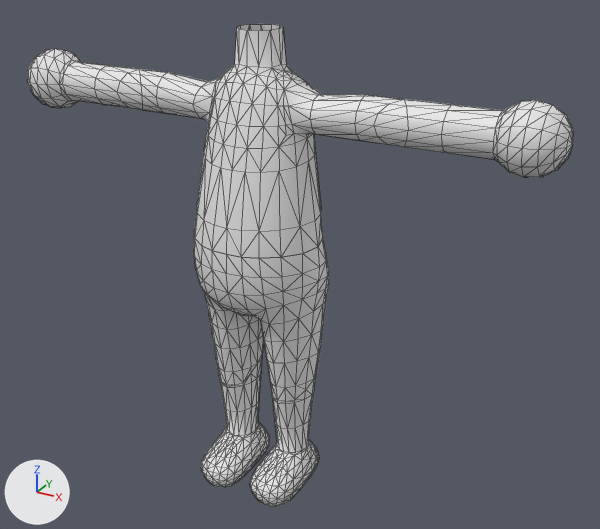
The glTF model public/miiBodyM.glb as it was, and as the next commit left it.
The view is the same before and after, from a 50 mm lens placed at (10.15, -16.57, 3.69), pointed at (0.84, 0.36, -4.78). The lights are fixed; the arrows at lower left show +X, +Y and +Z. Mesh edges are drawn as thin lines. Where no turn or scale is listed for an object, it has been applied to the vertices.

In view in the first picture: 'body_m', 'legs_m'.
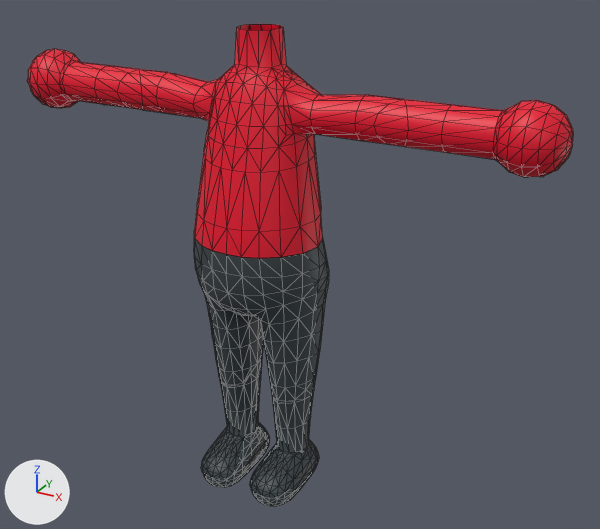
The newer file is also turned or shifted as a whole; pictures and numbers use the older file's frame.

Changed parts and their boxes (x1, y1, x2, y2) in the pictures (600 x 529 px):
'body_m', recoloured (grey to red)
    both: (27, 24, 573, 258)
'legs_m', recoloured
    both: (194, 234, 329, 506)

Patch to the scene script:
```diff
--- a/public/miiBodyM.glb.py
+++ b/public/miiBodyM.glb.py
@@ mat_mt_pants @@
+mat_mt_pants = bpy.data.materials.new('mt_pants')
+# nodes: BsdfPrincipled, Mix, OutputMaterial, VertexColor
+# colours: dark grey #384246
@@ mat_mt_body @@
+mat_mt_body = bpy.data.materials.new('mt_body')
+# nodes: BsdfPrincipled, Mix, OutputMaterial, VertexColor
+# colours: red #e7002a
@@ me_shape0 @@
 me_shape0.from_pydata(...)  # 506 vertices, 980 faces; spans x -7.16..7.16, y -1.7..1.07, z 7.1..12.05
-me_shape0.materials.append(mat_mt_body_001)
+me_shape0.materials.append(mat_mt_body)
@@ me_shape1 @@
 me_shape1.from_pydata(...)  # 692 vertices, 1362 faces; spans x -1.78..1.78, y -1.72..1.32, z 0.0..7.24
-me_shape1.materials.append(mat_mt_pants_001)
+me_shape1.materials.append(mat_mt_pants)
```
